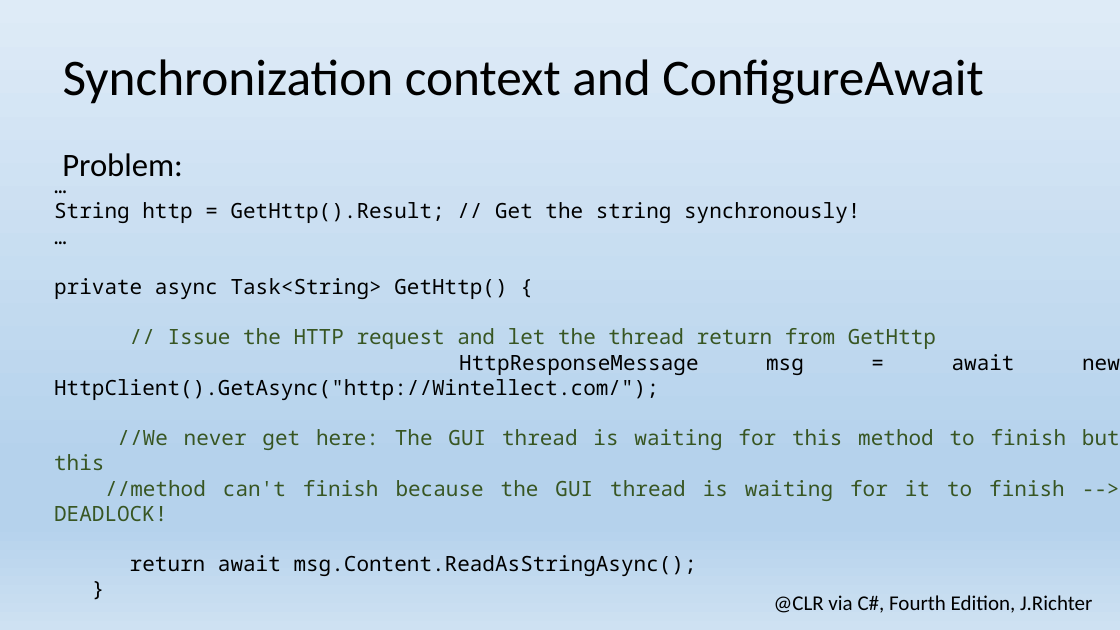
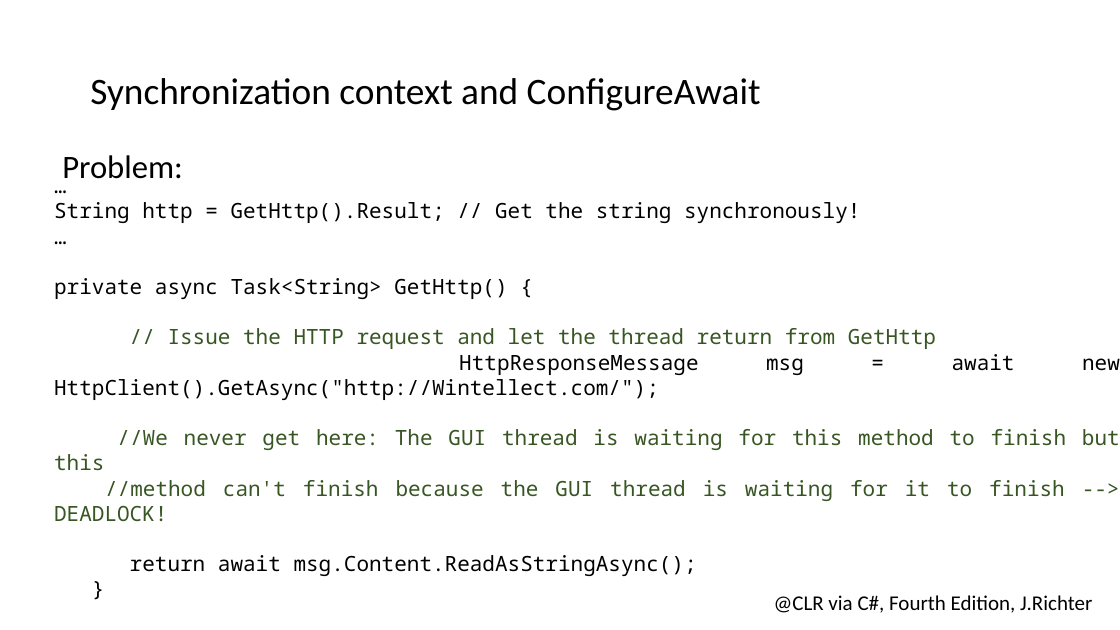
Before and after one commit to EPilyaev/WPFOptimizations, a slide deck: slide 9 of WPF Optimizations.pptx (slide 8 before the commit). Drawn at 1120x630 pixels with LibreOffice and Linux fonts; fonts in the diff are those of the drawing; background and template pictures are left out. Boxes give left, top, right and bottom in pixels: in the first picture for what was removed or moved away, otherwise in the second. Text is boxed around its words. In the diff, an @@ line names an element or a change of style, - is before the commit and + after.

Commit message:
Change presentation style to DA

```diff
--- a/WPF Optimizations.pptx
+++ b/WPF Optimizations.pptx
@@ background gradient #DEEBF7 to #B5D2EC to #CEE1F2 to #FFFFFF @@
@@ title "Synchronization context and ConfigureAwait": place and size @@
-title "Synchronization context and ConfigureAwait" at <box>63,59,983,104</box>
+title "Synchronization context and ConfigureAwait" at <box>90,78,761,111</box>
@@ title "Synchronization context and ConfigureAwait" at <box>90,78,761,111</box>: size 44 to 32 pt; line spacing 0.9 to 0.96; vertical alignment middle to top @@
```
Also in this commit, not shown: 27 other slides changed, 1 slide added.
